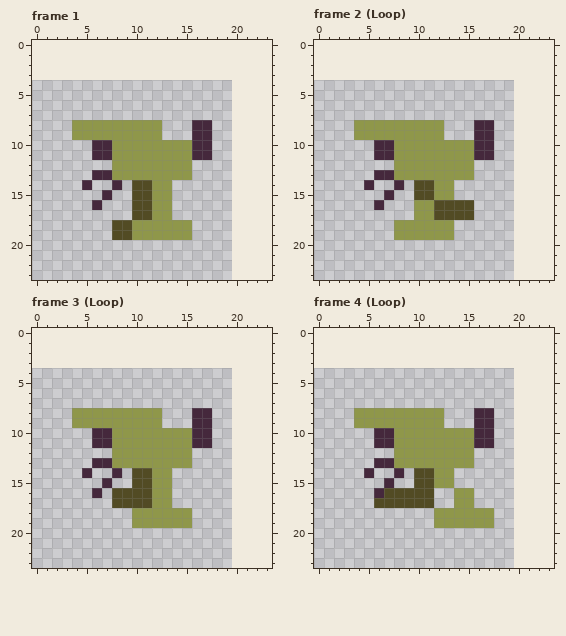
Edited in one commit: pixel-art file (Extra/player.aseprite). The first picture shows the starting point.
32x32 pixels, 7 frames. Shown: frame 1, frame 2 (Loop), frame 3 (Loop), frame 4 (Loop). The old version is drawn lined up with the new one, on the new canvas. The commit also changed other frames, which this record leaves out.
New version:
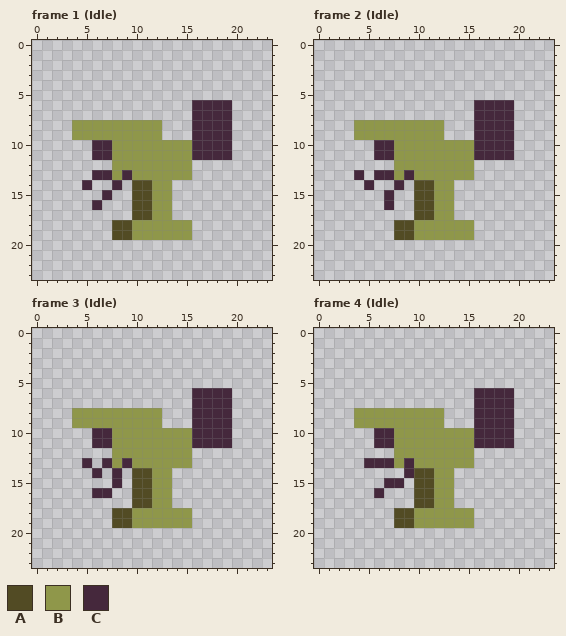
Palette (. is transparent): A #524b24  B #8f974a  C #45283c
Edits made:
canvas 32x32 -> 24x24, the old top-left corner now at -12,4 (the part of the old canvas that was cut away was empty and is not shown)
Frame 1 (Idle):
Colour C now appears in rows 6 to 7 at x 16 to 19; in rows 8 to 11 at x 18 to 19.
The author changed colour B to colour C in row 13 at x 9.
Frame 2 (Idle):
The author changed colour B to colour A in rows 16 to 17 at x 10 to 11; in rows 18 to 19 at x 8 to 9.
Colour B now appears in rows 18 to 19 at x 14 to 15.
The author changed colour A to colour B in rows 16 to 17 at x 12 to 13.
Colour C now appears in rows 6 to 7 at x 16 to 19; in rows 8 to 11 at x 18 to 19; in row 13 at x 4; in row 16 at x 7.
The author changed colour B to colour C in row 13 at x 9.
Colour A is gone in rows 16 to 17 at x 14 to 15.
Colour C is gone in row 16 at x 6.
Frame 3 (Idle):
Colour A now appears in rows 18 to 19 at x 8 to 9.
Colour C now appears in rows 6 to 7 at x 16 to 19; in rows 8 to 11 at x 18 to 19; in row 13 at x 5; in row 14 at x 6; in row 15 at x 8; in row 16 at x 7.
The author changed colour B to colour C in row 13 at x 9.
Colour A is gone in rows 16 to 17 at x 8 to 9.
Colour C is gone in row 13 at x 6; in row 14 at x 5; in row 15 at x 7.
Frame 4 (Idle):
Colour A now appears in rows 18 to 19 at x 8 to 9.
Colour B now appears in rows 16 to 17 at x 12 to 13; in rows 18 to 19 at x 10 to 11.
Colour C now appears in rows 6 to 7 at x 16 to 19; in rows 8 to 11 at x 18 to 19; in row 13 at x 5; in row 14 at x 9; in row 15 at x 8.
The author changed colour B to colour C in row 13 at x 9.
Colour A is gone in row 16 at x 7 to 9; in row 17 at x 6 to 9.
Colour B is gone in rows 16 to 17 at x 14 to 15; in rows 18 to 19 at x 16 to 17.
Colour C is gone in row 14 at x 5 and 8.
Changed places in both pictures, as pixel boxes (x1, y1, x2, y2):
added: (192, 100, 232, 160)
changed: (122, 170, 132, 180)
added: (474, 100, 514, 160)
changed: (354, 170, 474, 240)
added: (192, 388, 232, 448)
changed: (82, 458, 132, 528)
added: (474, 388, 514, 448)
changed: (364, 458, 494, 528)
